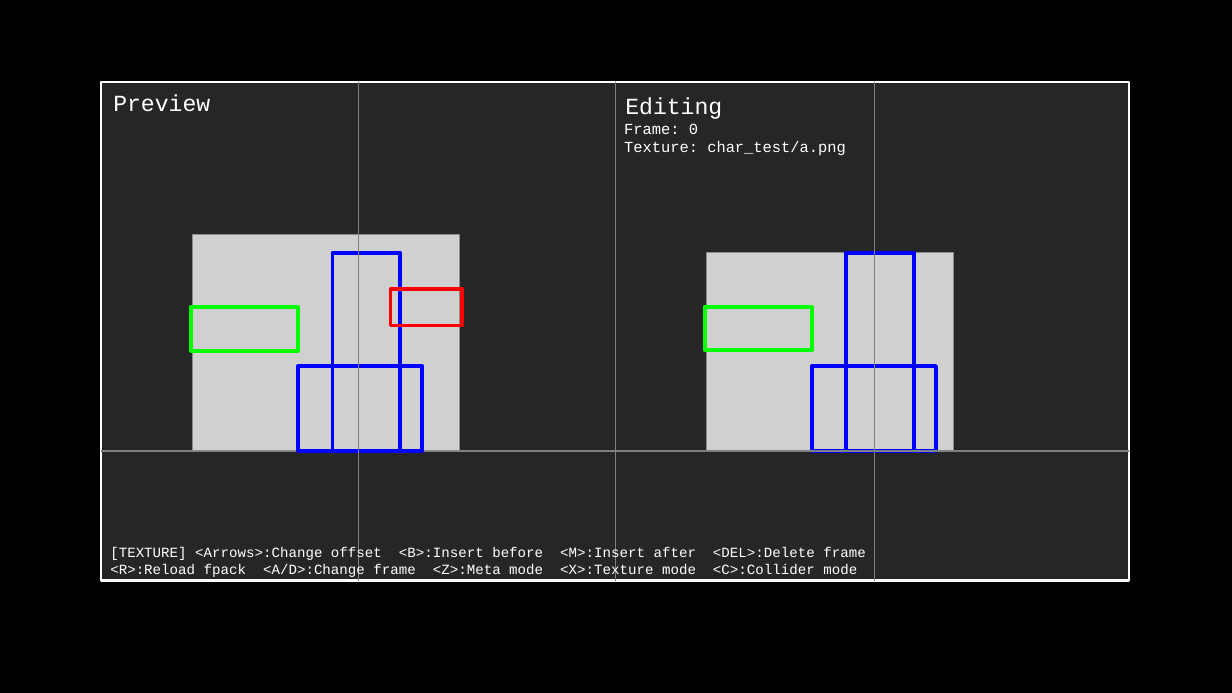
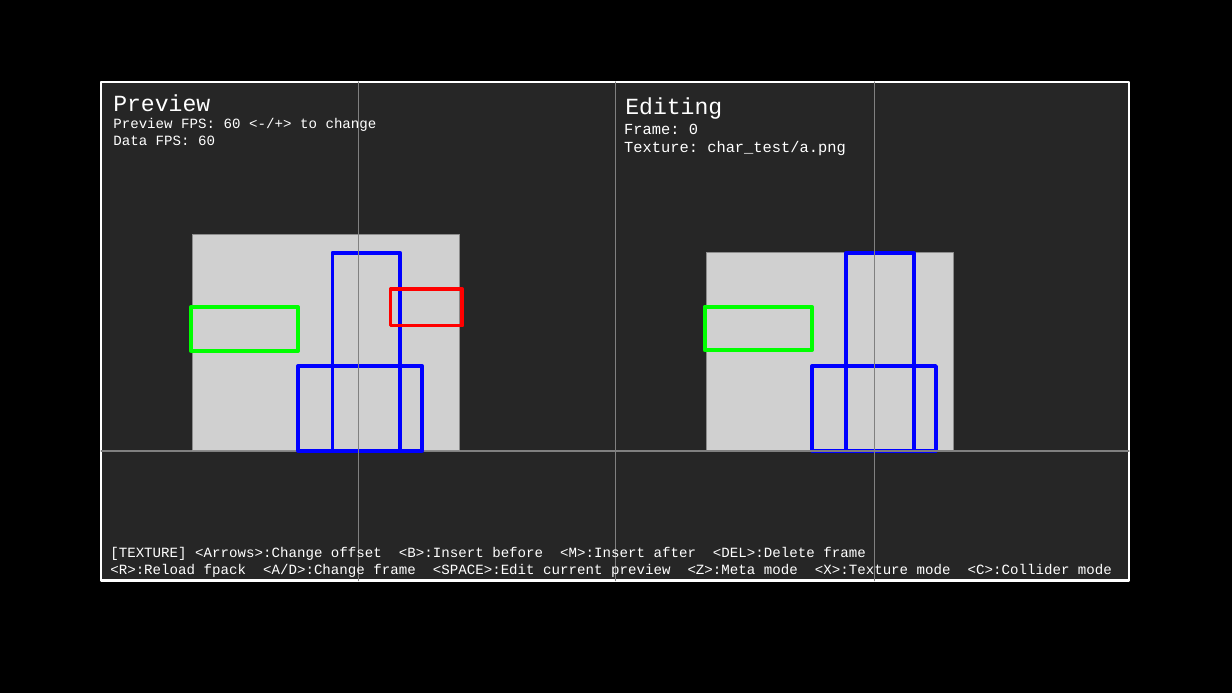
Before and after one commit to max-delta/retrofit-public, a slide deck: slide 7 of docs/graphics.pptx. Drawn at 1232x693 pixels with LibreOffice and Linux fonts; fonts in the diff are those of the drawing; grey boxes stand for pictures; background and template pictures are left out. Boxes give left, top, right and bottom in pixels: in the first picture for what was removed or moved away, otherwise in the second. Text is boxed around its words. In the diff, an @@ line names an element or a change of style, - is before the commit and + after.

```diff
--- a/docs/graphics.pptx
+++ b/docs/graphics.pptx
@@ text added at <box>113,118,377,145</box>, 11 pt, text #FFFFFF @@
+Preview FPS: 60 <-/+> to change
+Data FPS: 60
@@ text at <box>110,564,1112,579</box>: text changed @@
-<R>:Reload fpack <A/D>:Change frame <Z>:Meta mode <X>:Texture mode <C>:Collider mode
+<R>:Reload fpack <A/D>:Change frame <SPACE>:Edit current preview <Z>:Meta mode <X>:Texture mode <C>:Collider mode
```
Also in this commit, not shown: 2 other slides changed.
